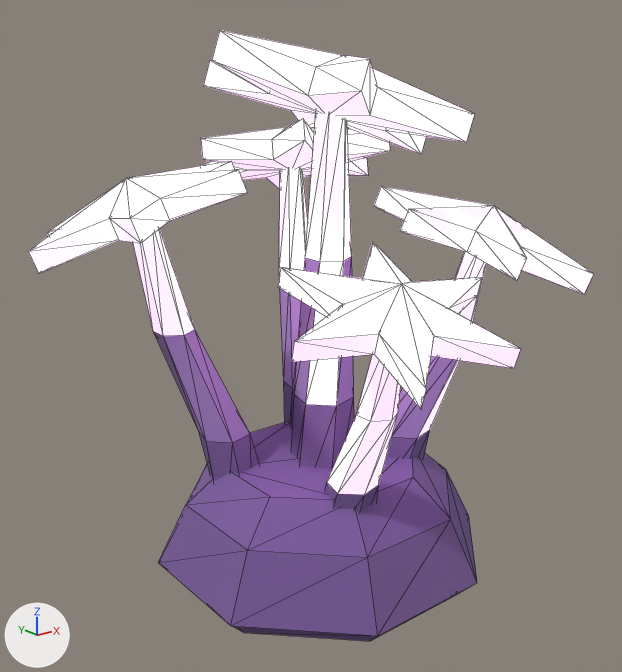
Two versions of the glTF model models/terrain/Void_Blossom_Bush.glb, one commit apart.
One viewpoint serves both versions: a camera (50 mm lens) standing at (-1.021, -1.241, 0.987) and looking at (-0.016, 0.014, 0.485). Lighting does not change. The marker at lower left points along +X, +Y and +Z. The first picture is the older version. Mesh edges are drawn as thin lines. Vertices at exactly the same position are counted once.

Script lines for the objects in view, before the commit:
```python
me_void_blossom_bush = bpy.data.meshes.new('Void_Blossom_Bush')
me_void_blossom_bush.from_pydata(...)  # 287 vertices, 580 faces; spans x -0.497..0.477, y -0.471..0.519, z 0.0..1.042
# faces by material slot: [182, 398]
me_void_blossom_bush.materials.append(mat_void_bush_vc)
me_void_blossom_bush.materials.append(mat_void_bloom_glow)
ob_void_blossom_bush = bpy.data.objects.new('Void_Blossom_Bush', me_void_blossom_bush)
ob_void_blossom_bush.location = (0.0, 0.0, 0.0)
```
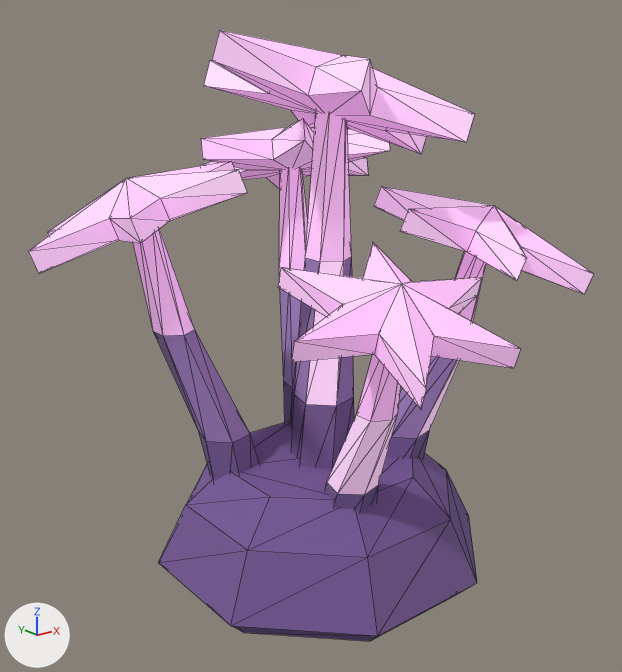
Boxes [x1, y1, x2, y2] around the edits, measured in the pictures (622 x 672 px):
part 1 of me_void_blossom_bush, recoloured: [28, 30, 594, 495] in both

The change, as a diff of the scene's bpy script:
```diff
--- a/models/terrain/Void_Blossom_Bush.glb.py
+++ b/models/terrain/Void_Blossom_Bush.glb.py
@@ mat_void_bloom_glow_001 @@
+mat_void_bloom_glow_001 = bpy.data.materials.new('void_bloom_glow.001')
+mat_void_bloom_glow_001.use_nodes = True; mat_void_bloom_glow_001.node_tree.nodes.clear()
+_N = mat_void_bloom_glow_001.node_tree.nodes; _L = mat_void_bloom_glow_001.node_tree.links
+n0 = _N.new('ShaderNodeBsdfPrincipled'); n0.name = 'Principled BSDF'
+n0.inputs[2].default_value = 0.85  # 'Roughness'
+n0.inputs[27].default_value = (0.25, 0.113, 0.237, 1.0)  # 'Emission Color', purple #895e86
+n0.inputs[28].default_value = 1.0  # 'Emission Strength'
+n1 = _N.new('ShaderNodeOutputMaterial'); n1.name = 'Material Output'
+n2 = _N.new('ShaderNodeVertexColor'); n2.name = 'Color Attribute'
+_L.new(n0.outputs[0], n1.inputs[0])  # 'BSDF' to 'Surface'
+_L.new(n2.outputs[0], n0.inputs[0])  # 'Color' to 'Base Color'
@@ me_void_blossom_bush @@
 me_void_blossom_bush.from_pydata(...)  # 287 vertices, 580 faces; spans x -0.497..0.477, y -0.471..0.519, z 0.0..1.042
 # used by ob_void_blossom_bush; location = (0.0, 0.0, 0.0)
+# me_void_blossom_bush part 1: all 398 faces that had it switch from mat_void_bloom_glow to mat_void_bloom_glow_001
 me_void_blossom_bush.materials.append(mat_void_bush_vc)
```
